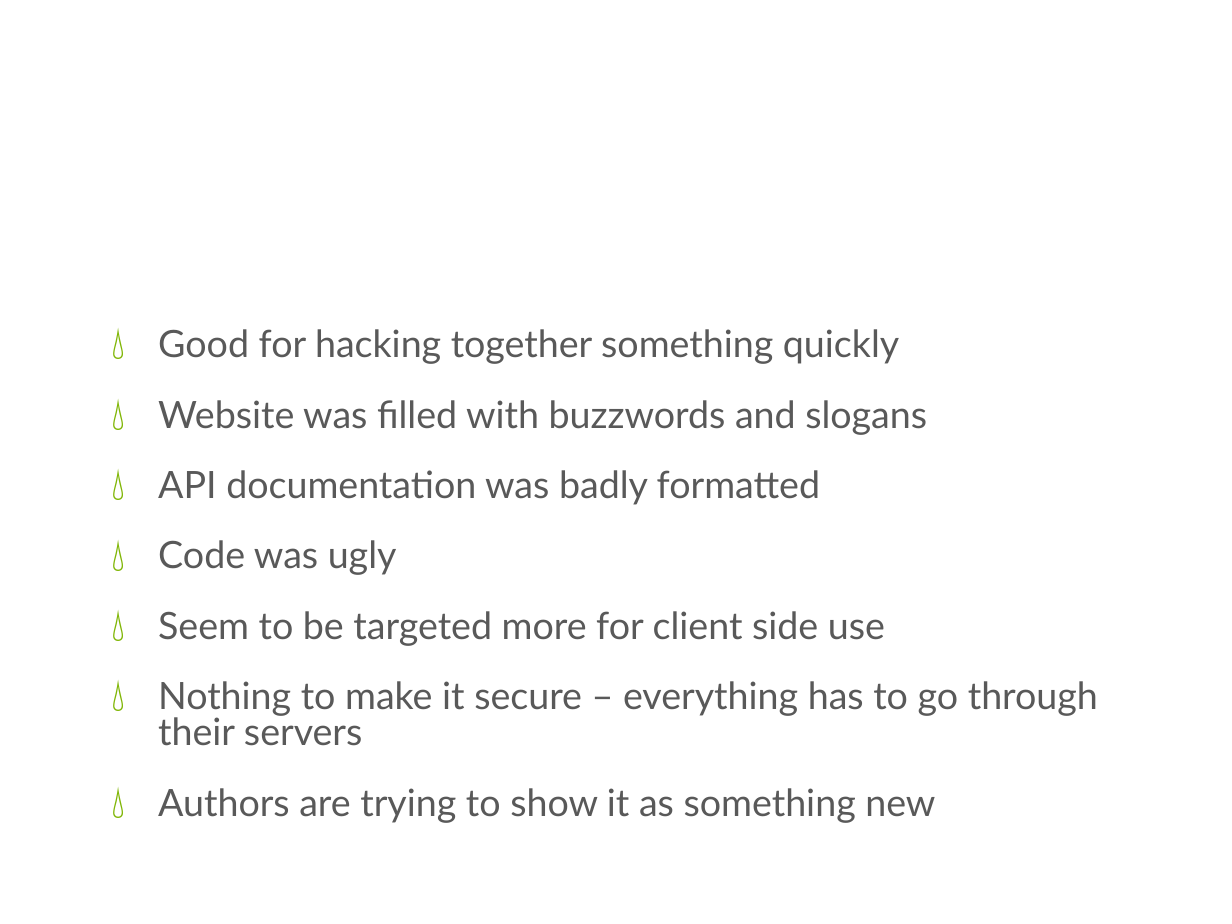
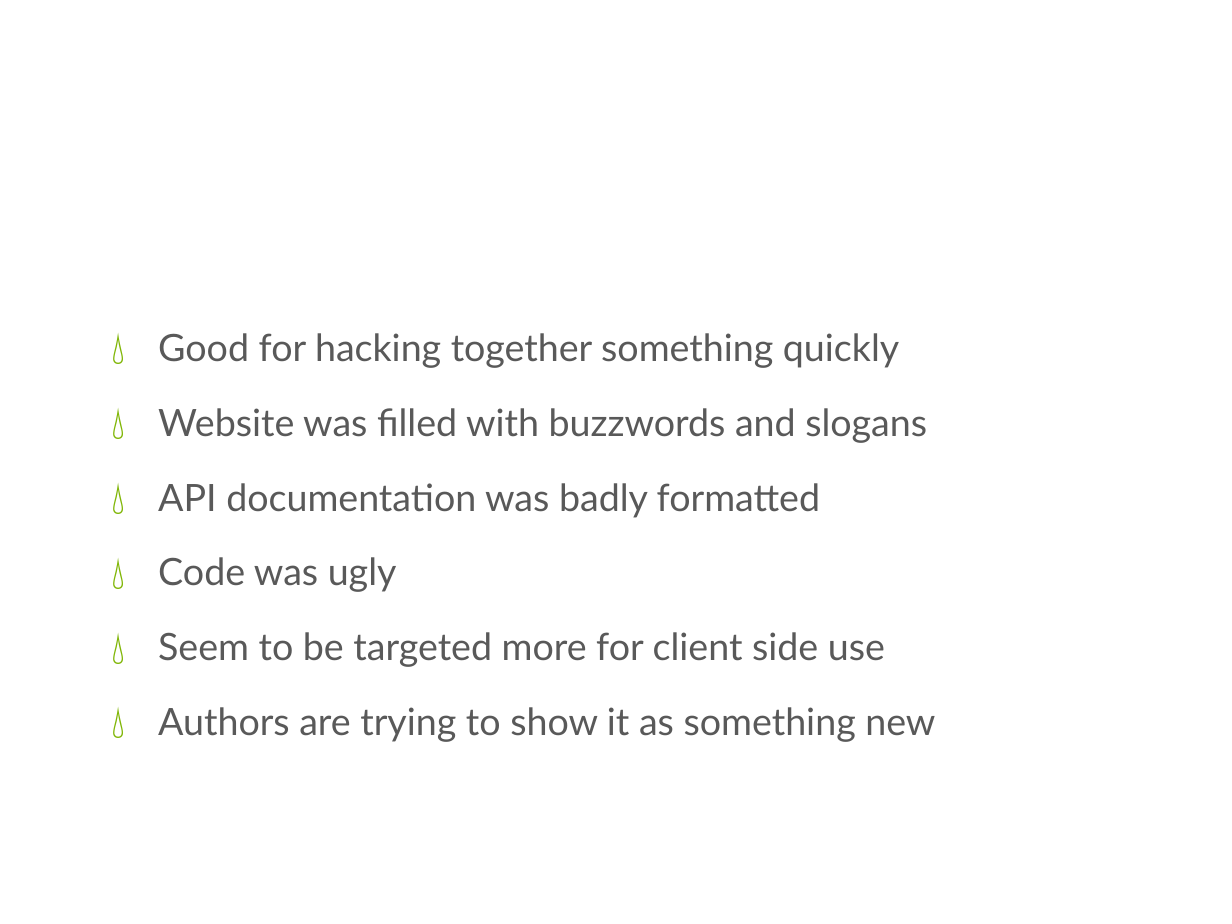
Before and after one commit to madis/realtime-co-tryout, a slide deck: slide 8 of realtimeco-presentation.pptx. Drawn at 1232x924 pixels with LibreOffice and Linux fonts; fonts in the diff are those of the drawing; background and template pictures are left out. Boxes give left, top, right and bottom in pixels: in the first picture for what was removed or moved away, otherwise in the second. Text is boxed around its words. In the diff, an @@ line names an element or a change of style, - is before the commit and + after.

Commit message:
Final changes

```diff
--- a/realtimeco-presentation.pptx
+++ b/realtimeco-presentation.pptx
@@ text "Good for hacking together something ..." at box(158, 333, 935, 742): line spacing 0.8 to 0.9 @@
@@ text at box(158, 681, 1098, 746): paragraph removed @@
-💧 Nothing to make it secure – everything has to go through their servers
```
